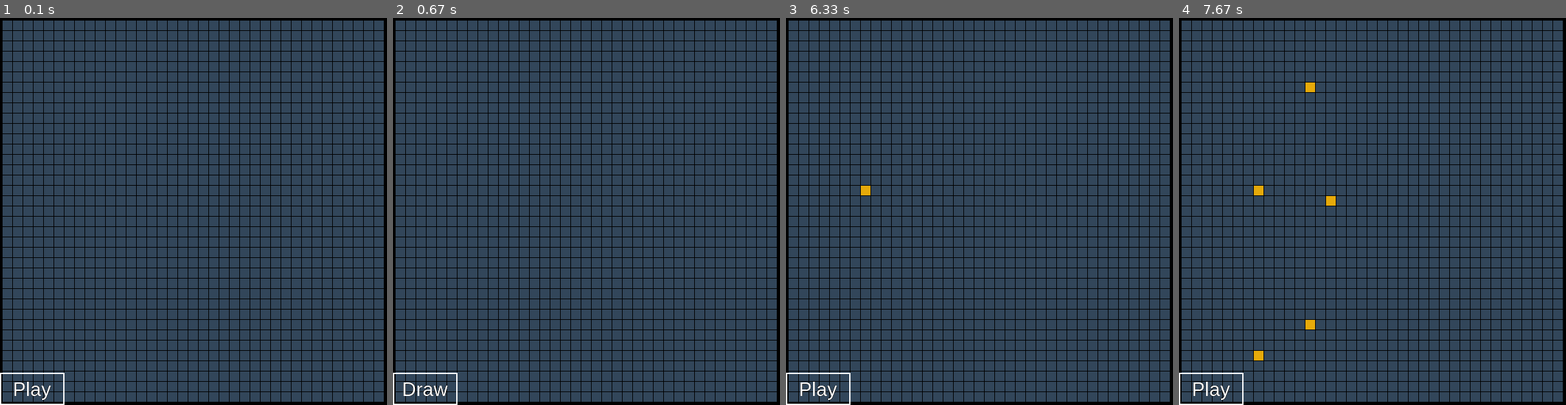
Above: before the commit, frames 1-4 (left to right).
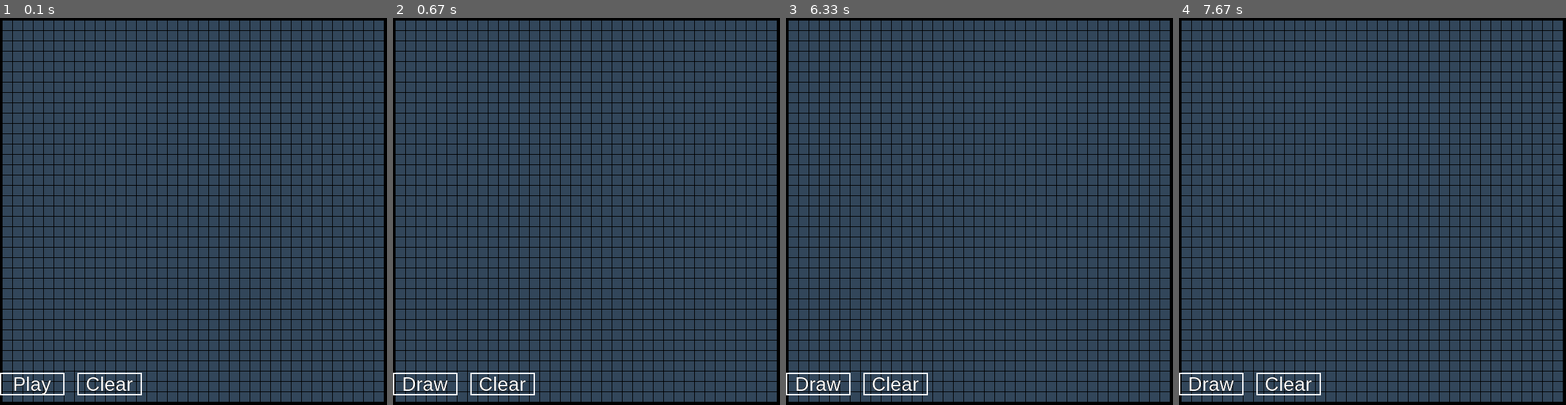
Above: after the commit, the same moments.

Repository: sk-Prime/pygame_of_life
Game: pygame game, started from cgol.py
The game is run twice, just before and just after one commit, with the same random seed, the same clock (stepped at 60 frames per second) and the same inputs.
Inputs (mouse positions are in pixels of both pictures, inside the frame that each line leads up to):
- Up to frame 1 (0.1 s): no input
- Up to frame 2 (0.67 s): click (423, 381) at 0.38 s
- Up to frame 3 (6.33 s): click (894, 381) at 0.72 s; click (859, 153) at 1.05 s; click (816, 381) at 1.38 s; click (867, 188) at 6.22 s
- Up to frame 4 (7.67 s): click (1314, 323) at 6.55 s; click (1256, 354) at 6.88 s; click (1310, 87) at 7.22 s; click (1333, 196) at 7.55 s

The runs differ from the first frame. In frame 1, 0.6% of the frame differs, in the area x 0-37%, y 91-100%; in frame 2, 0.7%; in frame 3, 0.8%; in frame 4, 1.0%, in the area x 0-41%, y 16-100%.

Commit message:
comments are added and polished the code

Diff:
--- a/cgol.py
+++ b/cgol.py
@@ -1,50 +1,55 @@
-#pylint:disable=W0621
 import pygame
 from random import randint
 from sys import exit as sysexit
 class Config():
     def __init__(self):
+        #pygame given screen/surface width and height
         self.screen_w = 720
         self.screen_h = 1440
-        self.w = 300
-        self.h = 300
+
         self.cell_size = 10
+
+
+        #gap between cells
         self.gap = 2
+
+        #Not seamless means all cell remain withing given self.screen
+        #Seamless, can pass through one edge to another
         self.seamless=False
+
+        #number of neighbouring members required to make a cell alive
         self.resurrect = 3
-        self.min_member = 2
-        self.max_member = 3
-
+        #to remain alive,
+        self.min_neighbour = 2
+        self.max_neighbour = 3
+
+        #color of cell
         self.alive_col = (230,170,10)
         self.dead_col = (50,70,90)
 
         self.button_pos = 10,self.screen_h-150,150,100
-
+        self.clear_button_pos = 20+150,self.screen_h-150,150,100
     def add_screen_info(self,w,h):
         self.screen_w=w
         self.screen_h=h
 conf = Config()
 
 class Life():
+    """This class is the base class. It does not depends on any window environment.
+    It Does all the calculation on grids"""
     def __init__(self,x,y,grid:list):
-        self.x = x
-        self.y = y
-        self.grid = grid
-
+        self.x = x #number of cell in x direction
+        self.y = y #in y direction
+        self.grid = grid #2d list. alive cell = 1, and dead cell = 0
+
+        #to find neighbour of a given cell using x,y cords.
         self.__family_op=[
                         (-1,-1),(0,-1) ,(1,-1),
                         (-1,0)  ,(1,0),
                         (-1,1) ,(0,1)  ,(1,1)
                       ]
-
     @classmethod
-    def create_from_conf(cls):
-        x = conf.w//conf.cell_size
-        y = conf.h//conf.cell_size
-        grid = [[0]*x for _ in range(y)]
-        return cls(x,y,grid)
-    @classmethod
-    def create_from_xy(cls,x,y):
+    def create_from_size(cls,x,y):
         grid = [[0]*x for _ in range(y)]
         return cls(x,y,grid)
 
@@ -60,6 +65,8 @@
         return "\n".join([" ".join(map(str,row)) for row in self.grid])
 
     def ascii_repr(self,life='#',dead="."):
+        #represent grid data in ascii characters. printing this in a loop
+        # can simulate game of life in terminal.
         def replace(cell):
             if cell==0:
                 return dead
@@ -68,15 +75,17 @@
         return "\n".join([" ".join(map(replace,row)) for row in self.grid])
 
     def random_point(self,n=50):
+        #put alive cell in any random points
         for _ in range(n):
             x = randint(0,self.x-1)
             y=randint(0,self.y-1)
             self[x,y]=1
 
     def apply_rules(self,x,y):
-        member=0
-        cell = self[x,y]
-        for ox,oy in self.__family_op:
+        #rules of conway's game of life applied to given cell at x,y position
+        neighbour=0
+        cell = self[x,y] #value from grid
+        for ox,oy in self.__family_op: #finding neighbour
             temp_x = x+ox
             temp_y = y+oy
             if not conf.seamless:
@@ -84,44 +93,57 @@
                     if self[temp_x,temp_y]:
                         member+=1
             else:
-                if temp_x<0:
+                if temp_x<0: #move cell in right edge of given screen
                     temp_x=self.x-1
-                elif temp_x >= self.x:
+                elif temp_x >= self.x: #left edge
                     temp_x=0
-                if temp_y<0:
+                if temp_y<0: #bottom edge
                     temp_y=self.y-1
-                elif temp_y>=self.y:
+                elif temp_y>=self.y: #top edge
                     temp_y=0
-                if self[temp_x,temp_y]:
-                    member+=1
-        if conf.min_member<=member<=conf.max_member and cell:
-            return 1
-        elif member==conf.resurrect and not cell:
-            return 1
-        else:
+
+                if self[temp_x,temp_y]: #if neighbour is alive
+                    neighbour+=1 #increasing member
+        #neighbours are surviving range. not too or less populated
+        if conf.min_neighbour<=neighbour<=conf.max_neighbour and cell:
+            return 1 #remain 1 or alive
+        elif neighbour==conf.resurrect and not cell:
+            return 1 #dead cell become alive
+        else: #all other cases cell will be dead.
             return 0
+
     def test_glider(self,x,y):
+        #basic glider in x,y position for testing
         self[x,y+1] = 1
         self[x+1,y+2] = 1
         self[x+2,y+2] = 1
         self[x+2,y+1] = 1
         self[x+2,y] = 1
 
+    def clear(self):
+        #clear all cell
+        self.grid= [[0]*self.x for _ in range(self.y)]
+
     def iteration(self):
+        #main process
+        #making empty grid state to store calculated outcome.
         temp_grid= [[0]*self.x for _ in range(self.y)]
         for y in range(self.y):
             for x in range(self.x):
                 temp_grid[y][x]=self.apply_rules(x,y)
+        #assigning grid to new grid after applying rules.
+        #next iteration will be on this latest situtation of the grid
         self.grid=temp_grid
 
 class Life_2d(Life):
     def __init__(self,x,y,grid,screen):
         super().__init__(x,y,grid)
         self.screen = screen
+        #cell/rect will be drawn from at this postion in a given screen.
         self.grid_x = 0
         self.grid_y = 0
 
-        self.update_life = True
+        self.update_life = True #to control game mode, playing or drawing
     @classmethod
     def create_from_conf(cls,screen):
         x = conf.screen_w//(conf.cell_size+conf.gap)
@@ -130,6 +152,7 @@
         return cls(x,y,grid,screen)
 
     def calc_grid_position(self):
+        #to make cell/rect at the middle of the screen.
         self.grid_x = (conf.screen_w-(self.x*(conf.cell_size+conf.gap) - conf.gap))/2
         self.grid_y = (conf.screen_h-(self.y*(conf.cell_size+conf.gap) - conf.gap))/2
 
@@ -139,12 +162,14 @@
         for y in range(self.y):
             for x in range(self.x):
                 if self.update_life:
+                    #update life means apply rules
                     cell_state=self.apply_rules(x,y)
                     temp_grid[y][x]=cell_state
                 else:
+                    #just draw cell as it is in the self.grid.
                     cell_state=self[x,y]
 
-                if cell_state:
+                if cell_state: #True=1=alive
                     color = conf.alive_col
                 else:
                     color=conf.dead_col
@@ -159,17 +184,19 @@
         self.screen = screen
         self.world = Life_2d.create_from_conf(self.screen)
         self.world.calc_grid_position()
-        self.__draw = False
+        self.__draw = False #drawing mode or playing mode
 
         self.font = pygame.font.SysFont("arial",30)
 
         self.bx,self.by,self.bw,self.bh = conf.button_pos
+        self.cx,self.cy,self.cw, self.ch = conf.clear_button_pos
         self.play_button_srf = self.button("Play")
         self.draw_button_srf = self.button("Draw")
+        self.clear_button_srf = self.button("Clear")
 
     def set_draw(self,switch):
-        self.__draw=switch
-        self.world.update_life=not switch
+        self.__draw=switch #if drawing mode = true
+        self.world.update_life=not switch #update_life = false
 
     def button(self,name):
         button_srf = pygame.Surface((self.bw,self.bh))
@@ -194,27 +221,38 @@
             self.screen.blit(self.play_button_srf,(self.bx,self.by))
         else:
             self.screen.blit(self.draw_button_srf,(self.bx,self.by))
+        self.screen.blit(self.clear_button_srf,(self.cx,self.cy))
 
     def listen(self,mpos):
         px,py = mpos
         if self.bx<px<self.bx+self.bw and self.by<py<self.by+self.bh:
             self.screen.fill((0,0,0))
-            self.__draw=not self.__draw
-            self.world.update_life= not self.__draw
+            self.set_draw(not self.__draw)
+
+        elif self.cx<px<self.cx+self.cw and self.cy<py<self.cy+self.ch:
+            self.world.clear()
+            self.set_draw(True) #clearing so enabling drawing
         else:
             x = int((px-self.world.grid_x) //(conf.cell_size+conf.gap))
             y = int((py-self.world.grid_y) //(conf.cell_size+conf.gap))
             if 0<=x<self.world.x and 0<=y<self.world.y:
                 self.world[x,y] = not self.world[x,y]
+
+
+
+
 if __name__=="__main__":
     pygame.init()
     in_pc = True
     if in_pc:
         conf.add_screen_info(600,600)
-        conf.button_pos=0,conf.screen_h-50,100,50
+        conf.button_pos=0,conf.screen_h-50,100,35
+        conf.clear_button_pos=120,conf.screen_h-50,100,35
     else:
         conf.add_screen_info(720,1440)
+
     screen = pygame.display.set_mode((conf.screen_w,conf.screen_h))
+
     conf.seamless=True
     conf.cell_size=15
     conf.gap=1
@@ -222,7 +260,9 @@
     game=Game(screen)
     game.set_draw(True)
     #game.random_cell(n=100)
+
     while True:
+        screen.fill((0,0,0))
         for event in pygame.event.get():
             if event.type == pygame.QUIT:
                 pygame.quit()
